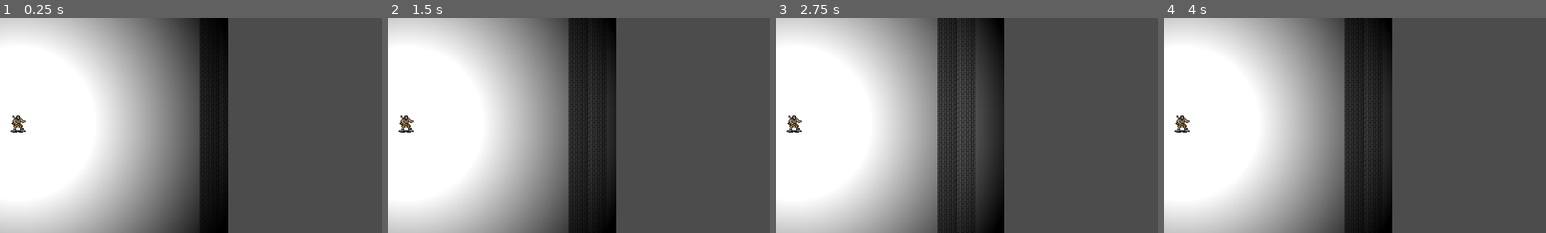
Above: before the commit, frames 1-4 (left to right).
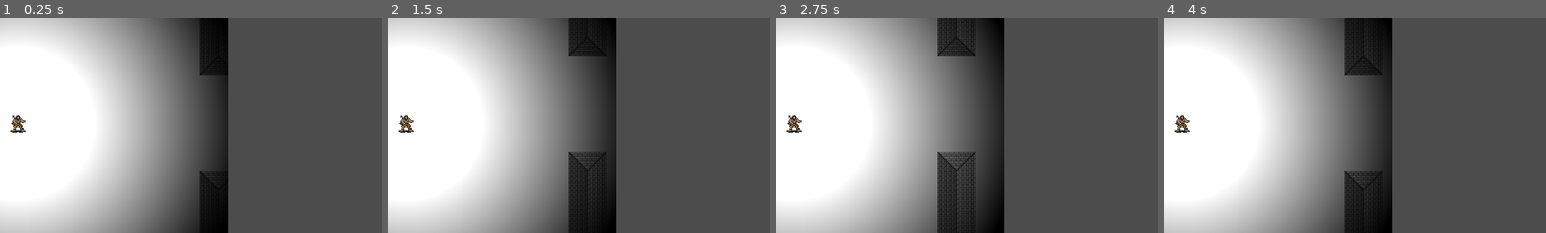
Above: after the commit, the same moments.

Repository: playdeezgames/TheBlueRoom
Game: Godot game, scene res://Main.tscn
The game is run twice, just before and just after one commit, with the same random seed, the same clock (stepped at 60 frames per second) and the same inputs.
Inputs:
- Up to frame 1 (0.25 s): no input
- Up to frame 2 (1.5 s): tap Enter at 0.5 s; hold Right (ui_right) 0.53-1.28 s; tap Space at 1.25 s; hold Down (ui_down) from 1.28 s (still down)
- Up to frame 3 (2.75 s): tap Enter at 2 s; release Down (ui_down) at 2.03 s; hold Right (ui_right) from 2.03 s (still down)
- Up to frame 4 (4 s): tap Space at 2.75 s; release Right (ui_right) at 2.78 s; hold Up (ui_up) 2.78-3.53 s; tap Enter at 3.5 s; hold Left (ui_left) from 3.53 s (still down)
The pictures show only the part of the screen within x 25-75%, y 24-74%; the shares and areas given below are measured in that part.

The runs differ from the first frame. In frame 1, 2.1% of the frame differs, in the area x 52-58%, y 24-74%; in frame 2, 3.2%; in frame 3, 3.8%, in the area x 42-53%, y 9-71%; in frame 4, 3.2%.

Commit message:
maze is chamberized

Diff:
--- a/src/Main.gd
+++ b/src/Main.gd
@@ -7,6 +7,11 @@
 
 var the_maze
 var the_maze_layout
+func render_template(dst_column, dst_row, columns, rows, src_column, src_row):
+	for column in range(columns):
+		for row in range(rows):
+			terrain_tilemap.set_cell(dst_column+column, dst_row+row, $Templates.get_cell(src_column+column, src_row+row))
+
 func render_passageway(dst_column, dst_row, maze_column, maze_row):
 	var cell = the_maze[maze_column][maze_row]
 	var src_column = 0
@@ -19,14 +24,19 @@
 		src_row+=board.BOARD_ROWS
 	if(cell.doors[maze.DIRECTION_WEST]):
 		src_row+=board.BOARD_ROWS*2
-	for column in range(board.BOARD_COLUMNS):
-		for row in range(board.BOARD_ROWS):
-			terrain_tilemap.set_cell(dst_column+column, dst_row+row, $Templates.get_cell(src_column+column, src_row+row))
+	render_template(dst_column, dst_row, board.BOARD_COLUMNS, board.BOARD_ROWS, src_column, src_row)
 
-func render_chamber(dst_column, dst_row, _maze_column, _maze_row):
-	for column in range(board.BOARD_COLUMNS):
-		for row in range(board.BOARD_ROWS):
-			terrain_tilemap.set_cell(dst_column+column, dst_row+row, $Templates.get_cell(column, row))
+func render_chamber(dst_column, dst_row, maze_column, maze_row):
+	render_template(dst_column, dst_row, board.BOARD_COLUMNS, board.BOARD_ROWS, 0, 0)
+	var cell = the_maze[maze_column][maze_row]
+	if(cell.doors[maze.DIRECTION_NORTH]):
+		render_template(dst_column+7, dst_row, 7,1,49,0)
+	if(cell.doors[maze.DIRECTION_SOUTH]):
+		render_template(dst_column+7, dst_row+20, 7,1,49,20)
+	if(cell.doors[maze.DIRECTION_WEST]):
+		render_template(dst_column, dst_row+7, 1,7,42,7)
+	if(cell.doors[maze.DIRECTION_EAST]):
+		render_template(dst_column+20, dst_row+7, 1,7,62,7)
 
 var terrain_tilemap
 var characters_tilemap
